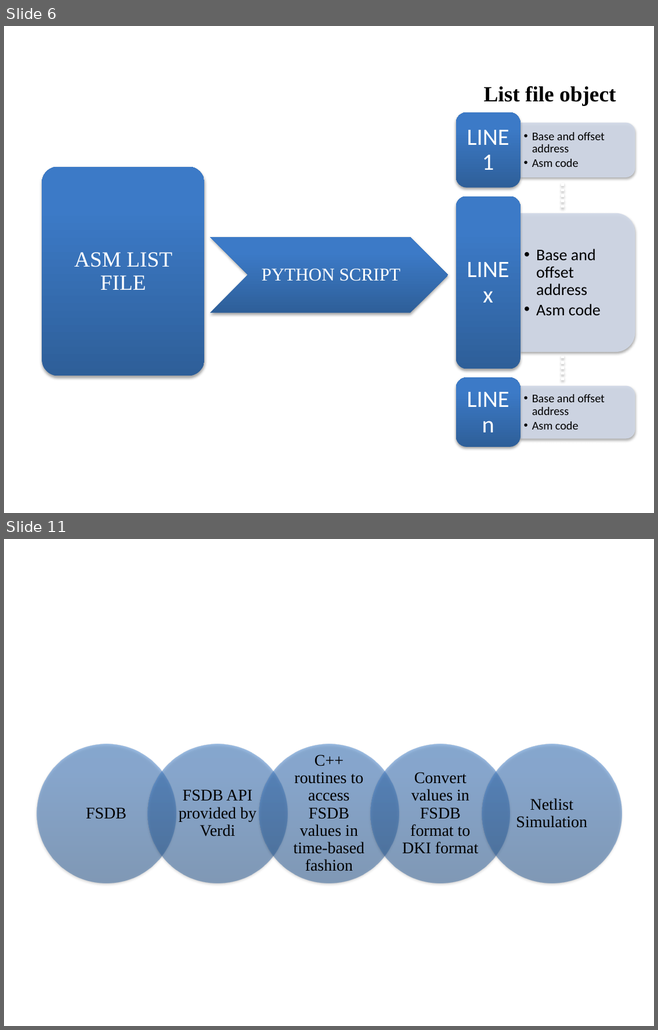
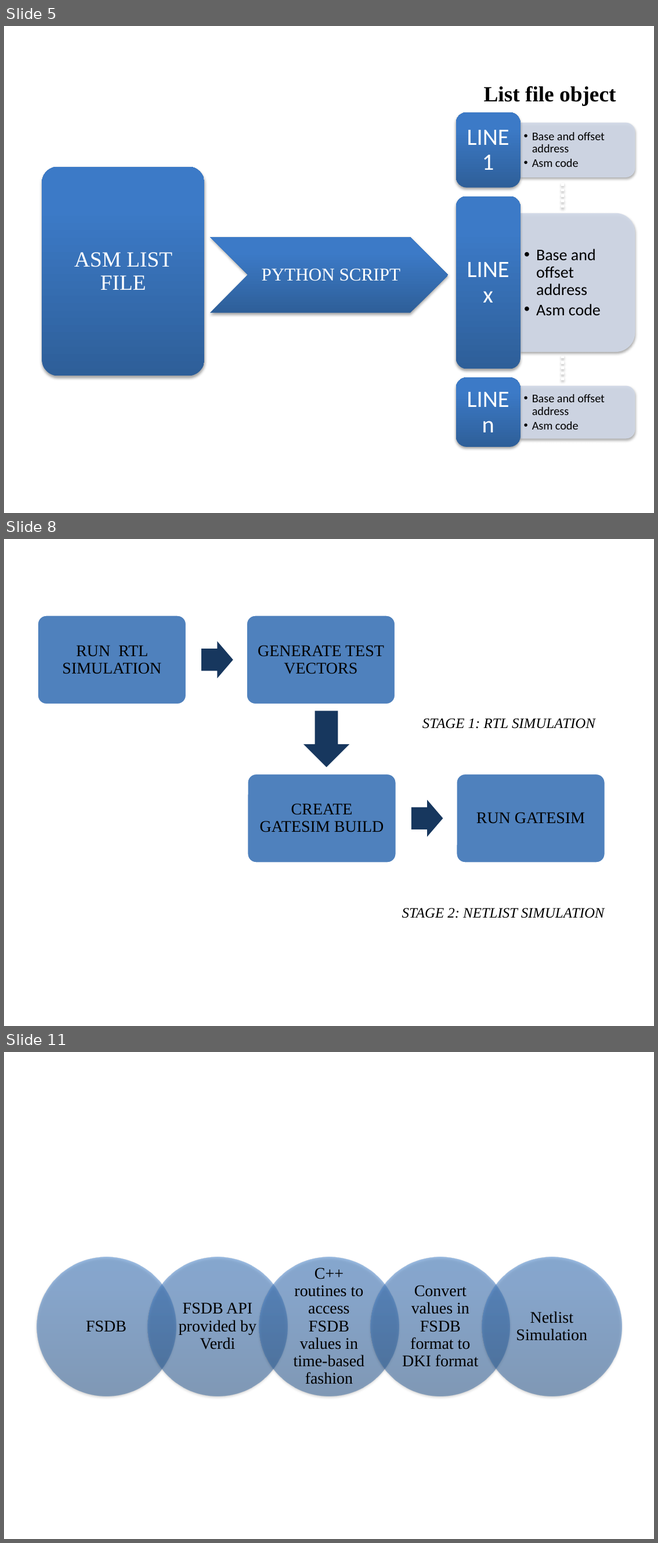
Before and after one commit to miramohan/thesis_first, a slide deck: pptFigures.pptx. Shown one above the other, each under a label of ours: slides 6 and 11 before the commit, slides 5, 8 and 11 after it; the slides between them are not shown. The pictures are 658x1030 and 658x1543 pixels, drawn with LibreOffice and Linux fonts; fonts in the diff are those of the drawing. Boxes give left, top, right and bottom in pixels: in the first picture for what was removed or moved away, otherwise in the second. Text is boxed around its words. In the diff, an @@ line names an element or a change of style, - is before the commit and + after.

```diff
--- a/pptFigures.pptx
+++ b/pptFigures.pptx
@@ slide 8 added at (4, 539, 654, 1026), background #FFFFFF @@
@@ group added at (37, 615, 396, 705): 2 rounded rectangles, 2 texts, 1 right arrow @@
+RUN RTL SIMULATION
+GENERATE TEST VECTORS
@@ down arrow added at (303, 711, 350, 768), fill #17375E @@
@@ text added at (422, 718, 595, 729), 16 pt, text #000000, italic @@
+STAGE 1: RTL SIMULATION
@@ group added at (247, 773, 605, 863): 2 rounded rectangles, 2 texts, 1 right arrow @@
+CREATE GATESIM BUILD
+RUN GATESIM
@@ text added at (402, 908, 604, 918), 16 pt, text #000000, italic @@
+STAGE 2: NETLIST SIMULATION
@@ what was slide 6 is now slide 5 @@
```
Also in this commit, not shown: 3 slides changed, 3 other slides added, 1 slide removed.
